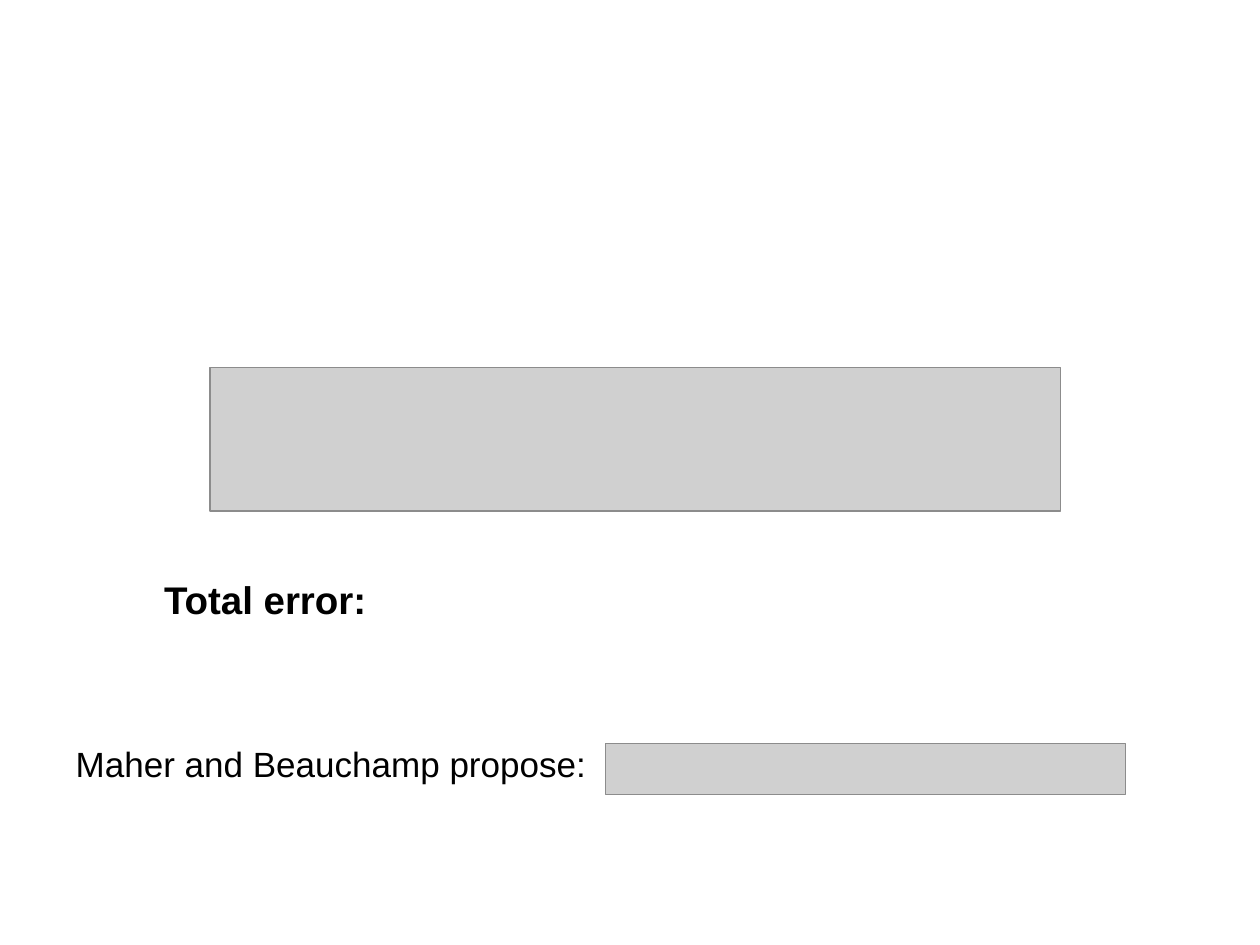
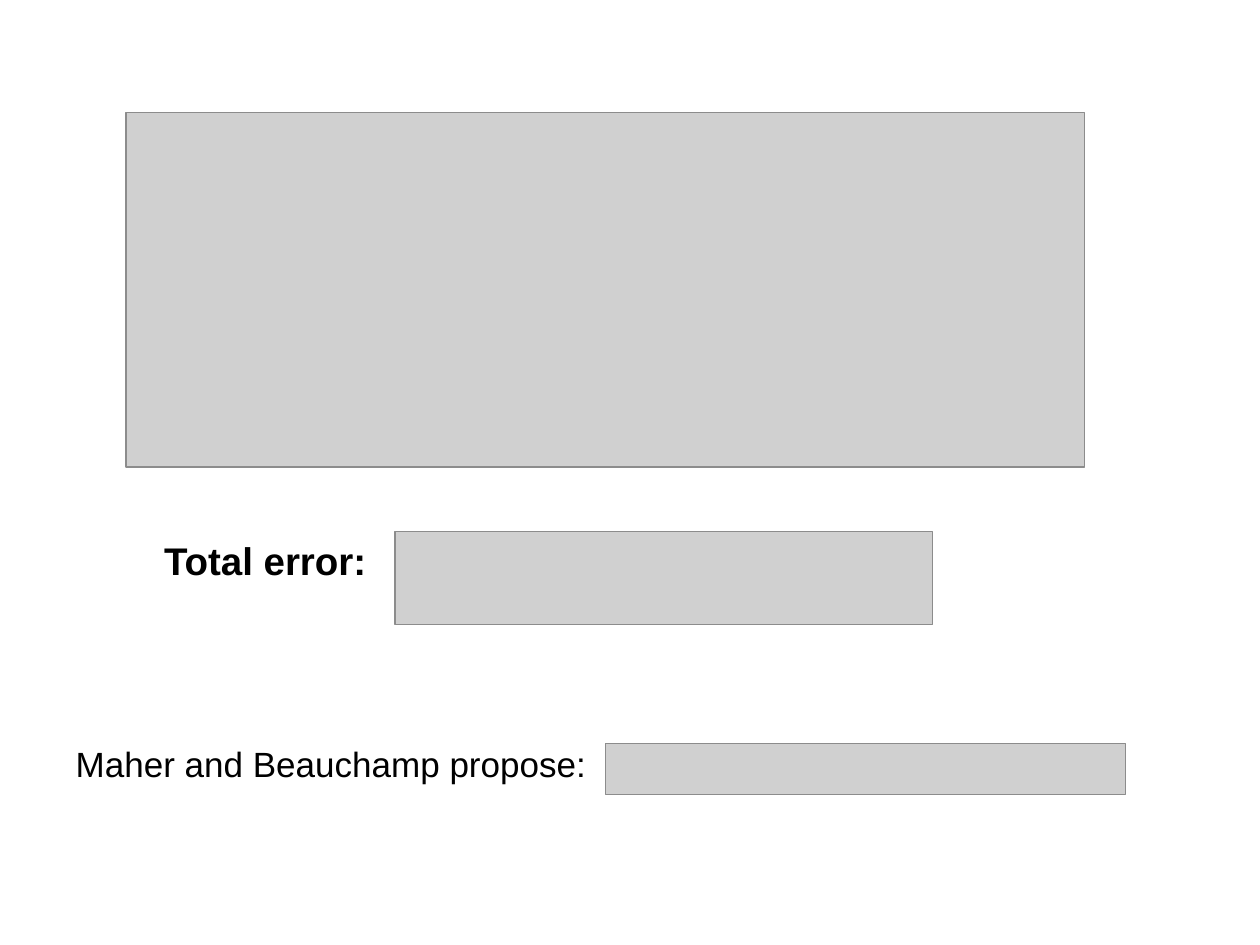
Before and after one commit to MTG/sms-tools, a slide deck: slide 13 of lectures/6-Harmonic-model/F0-detection.odp. Drawn at 1260x945 pixels with LibreOffice and Linux fonts; fonts in the diff are those of the drawing; grey boxes stand for pictures. Boxes give left, top, right and bottom in pixels: in the first picture for what was removed or moved away, otherwise in the second. Text is boxed around its words. In the diff, an @@ line names an element or a change of style, - is before the commit and + after.

```diff
--- a/lectures/6-Harmonic-model/F0-detection.odp
+++ b/lectures/6-Harmonic-model/F0-detection.odp
@@ picture added at box(126, 112, 1085, 466) @@
@@ text "Total error:": place and size @@
-text "Total error:" at box(164, 586, 366, 615)
+text "Total error:" at box(164, 547, 366, 576)
@@ picture: place and size @@
-picture at box(210, 368, 1061, 512)
+picture at box(396, 532, 932, 625)
```
Also in this commit, not shown: 5 other slides changed, 3 slides added, 1 slide removed, 16 other files.
